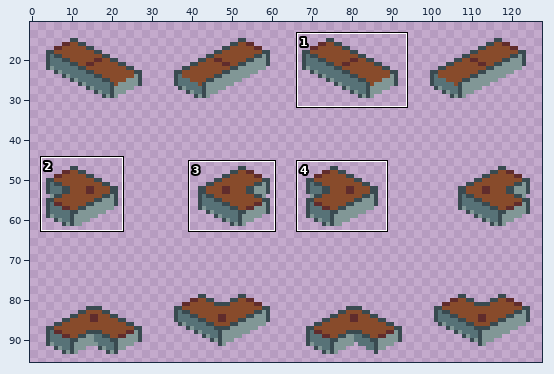
Two states of a pixel-art file, LD48/Assets/Sprites/Conveyors.aseprite. The picture above shows the old version from afar; the outline marks the close-up.
Close-up. First the earlier version:
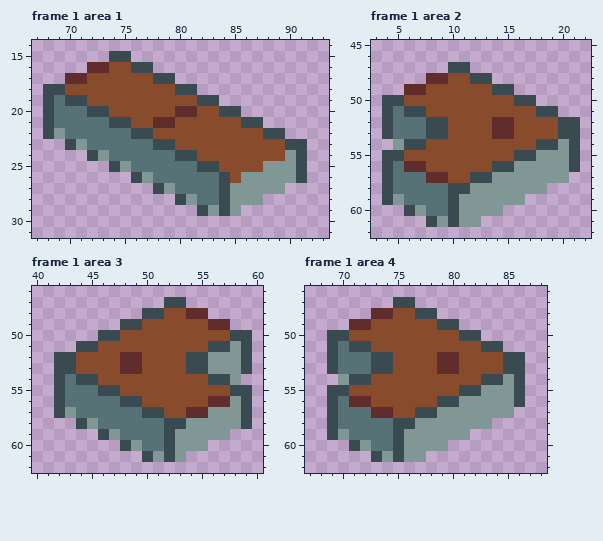
128x96 pixels, 1 frame. Shown: frame 1 area 1: x 67..93, y 14..31; frame 1 area 2: x 3..22, y 45..62; frame 1 area 3: x 40..60, y 46..62; frame 1 area 4: x 67..88, y 46..62. The wide view leaves out empty margins. The commit also changed other frames or places, which this record leaves out.
Now the later version:
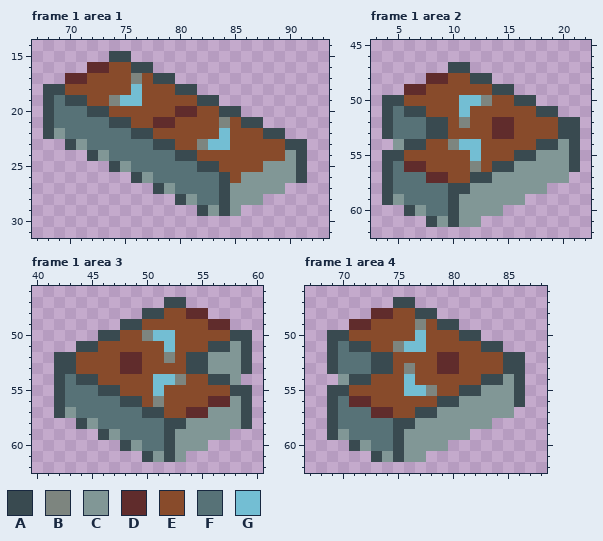
Palette (. is transparent): A #394a50  B #7d857f  C #819796  D #602c2c  E #884b2b  F #577277  G #73bed3
The commit says: Create animated conveyor tiles
Change:
layer "Arrows Blue" now shown
Frame 1 area 1, layer "Arrows Blue":
y 17: x 76 E -> B
y 18: x 76 E -> G
y 19: x 74..76 EEE -> BGG
y 21: x 84 E -> B
y 22: x 84 E -> G
y 23: x 82..84 EEE -> BGG
Frame 1 area 2, layer "Arrows Blue":
y 50: x 11..13 EEE -> GGB
y 51: x 11 E -> G
y 52: x 11 E -> B
y 54: x 10..12 EEE -> BGG
y 55: x 12 E -> G
y 56: x 12 E -> B
Frame 1 area 3, layer "Arrows Blue":
y 50: x 50..52 EEE -> BGG
y 51: x 52 E -> G
y 52: x 52 E -> B
y 54: x 51..53 EEE -> GGB
y 55: x 51 E -> G
y 56: x 51 E -> B
Frame 1 area 4, layer "Arrows Blue":
y 49: x 77 E -> B
y 50: x 77 E -> G
y 51: x 75..77 EEE -> BGG
y 53: x 76 E -> B
y 54: x 76 E -> G
y 55: x 76..78 EEE -> GGB
Pixel boxes of the changes (left, top, right, bottom) in both close-ups:
changed: (109, 73, 142, 106)
changed: (197, 117, 230, 150)
changed: (448, 95, 492, 172)
changed: (142, 330, 186, 407)
changed: (393, 319, 437, 396)
